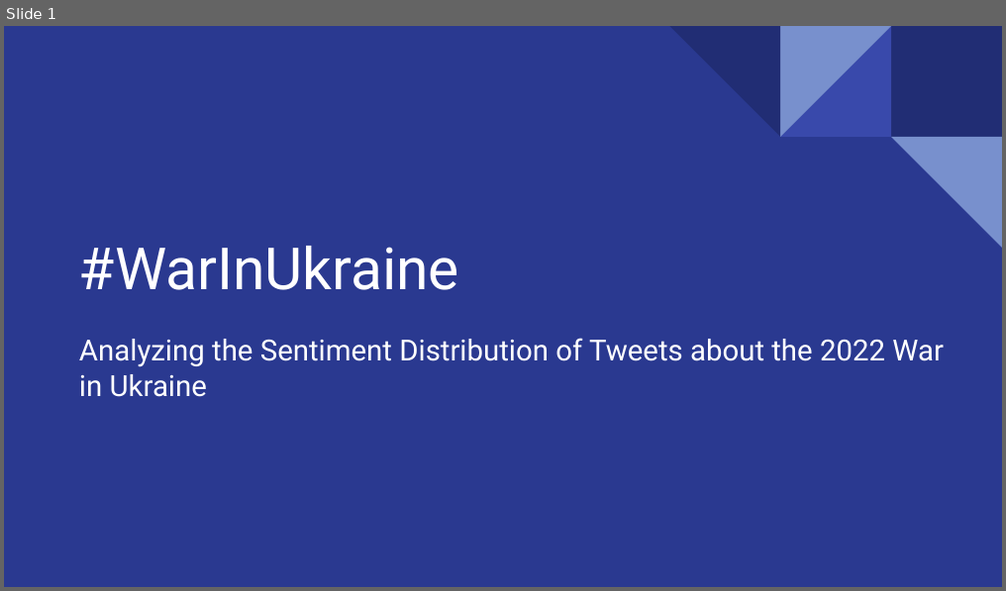
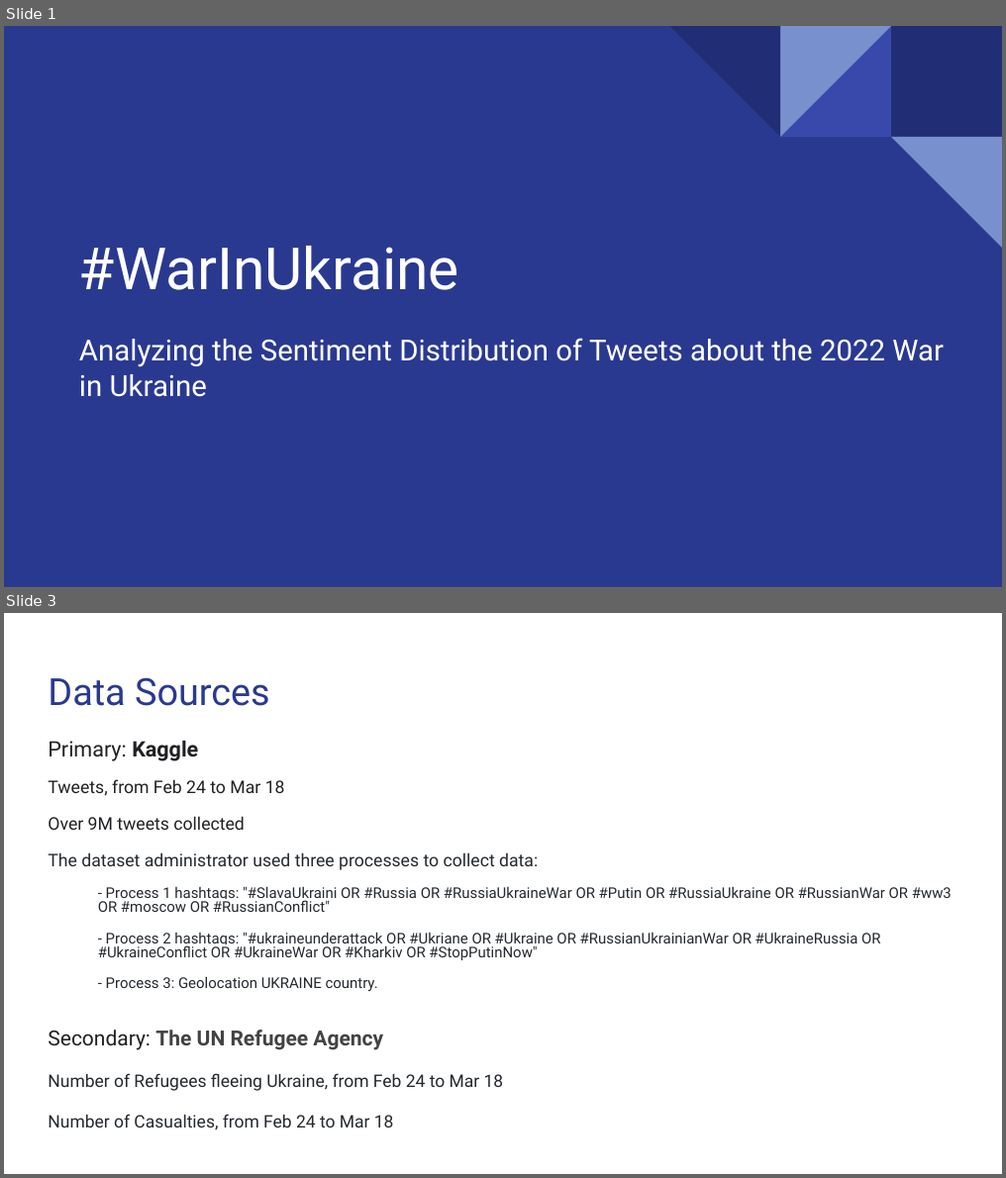
Before and after one commit to aduchini/Final_project, a slide deck: Presentation_WarInUkraine.pptx. Shown one above the other, each under a label of ours: slide 1 before the commit, slides 1 and 3 after it; the slides between them are not shown. The pictures are 1006x591 and 1006x1178 pixels, drawn with LibreOffice and Linux fonts; fonts in the diff are those of the drawing. Boxes give left, top, right and bottom in pixels: in the first picture for what was removed or moved away, otherwise in the second. Text is boxed around its words. In the diff, an @@ line names an element or a change of style, - is before the commit and + after.

Commit message:
Updated presentation and added code for wordcloud of hashtags

```diff
--- a/Presentation_WarInUkraine.pptx
+++ b/Presentation_WarInUkraine.pptx
@@ slide 3 added at [4, 613, 1002, 1174], background #FFFFFF @@
@@ title added at [48, 677, 270, 706], 27 pt, text #2A3990 @@
+Data Sources
@@ text added at [48, 741, 951, 991], 10.7 pt, text #24292F @@
+Primary: Kaggle
+Tweets, from Feb 24 to Mar 18
+Over 9M tweets collected
+The dataset administrator used three processes to collect data:
+- Process 1 hashtags: "#SlavaUkraini OR #Russia OR #RussiaUkraineWar OR #Putin OR #RussiaUkraine OR #RussianWar OR #ww3 OR #moscow OR #RussianConflict"
+- Process 2 hashtags: "#ukraineunderattack OR #Ukriane OR #Ukraine OR #RussianUkrainianWar OR #UkraineRussia OR #UkraineConflict OR #UkraineWar OR #Kharkiv OR #StopPutinNow"
+- Process 3: Geolocation UKRAINE country.
@@ text added at [48, 1030, 504, 1130], 12.5 pt, text #24292F @@
+Secondary: The UN Refugee Agency
+Number of Refugees fleeing Ukraine, from Feb 24 to Mar 18
+Number of Casualties, from Feb 24 to Mar 18
```
Also in this commit, not shown: 7 slides changed, 17 other slides added, 4 slides removed, 3 other files.
